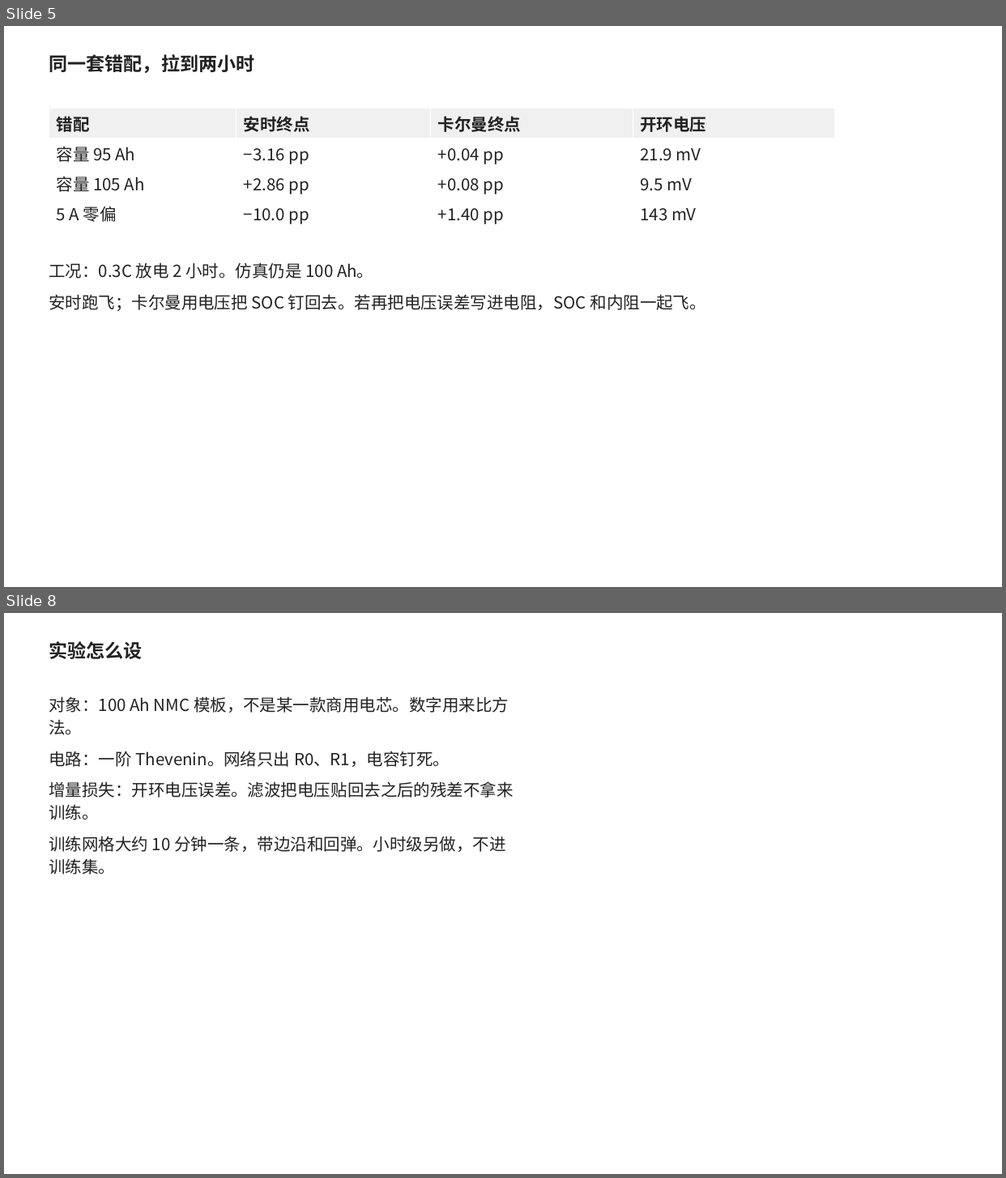
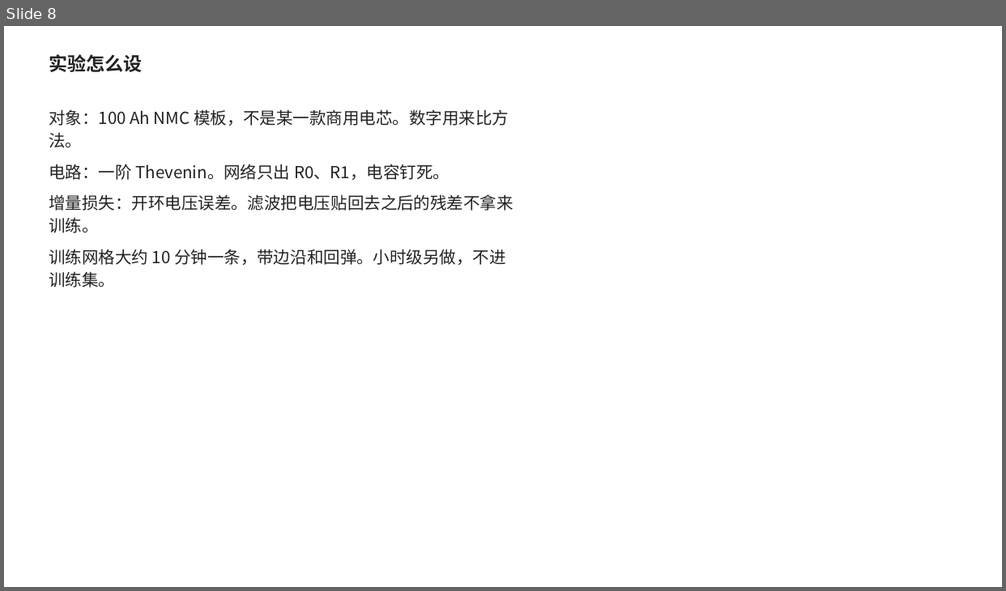
Before and after one commit to ACX-90/BATT, a slide deck: Doc/04-c-第0期实验汇报.pptx. Shown one above the other, each under a label of ours: slides 5 and 8 before the commit, slide 8 after it; the slides between them are not shown. The pictures are 1006x1178 and 1006x591 pixels, drawn with LibreOffice and Linux fonts; fonts in the diff are those of the drawing. Boxes give left, top, right and bottom in pixels: in the first picture for what was removed or moved away, otherwise in the second. Text is boxed around its words. In the diff, an @@ line names an element or a change of style, - is before the commit and + after.

```diff
--- a/Doc/04-c-第0期实验汇报.pptx
+++ b/Doc/04-c-第0期实验汇报.pptx
@@ slide 5 removed at <box>4,26,1002,587</box>, background #FFFFFF @@
@@ text removed at <box>49,54,254,73</box> @@
-同一套错配，拉到两小时
@@ table removed at <box>49,109,835,228</box>, 4 rows, 4 columns @@
-错配 | 安时终点 | 卡尔曼终点 | 开环电压
-容量 95 Ah | −3.16 pp | +0.04 pp | 21.9 mV
-容量 105 Ah | +2.86 pp | +0.08 pp | 9.5 mV
-5 A 零偏 | −10.0 pp | +1.40 pp | 143 mV
@@ text removed at <box>49,263,706,311</box> @@
-工况：0.3C 放电 2 小时。仿真仍是 100 Ah。
-安时跑飞；卡尔曼用电压把 SOC 钉回去。若再把电压误差写进电阻，SOC 和内阻一起飞。
```
Also in this commit, not shown: 8 slides changed, 2 slides added, 1 other slide removed, 17 other files.
